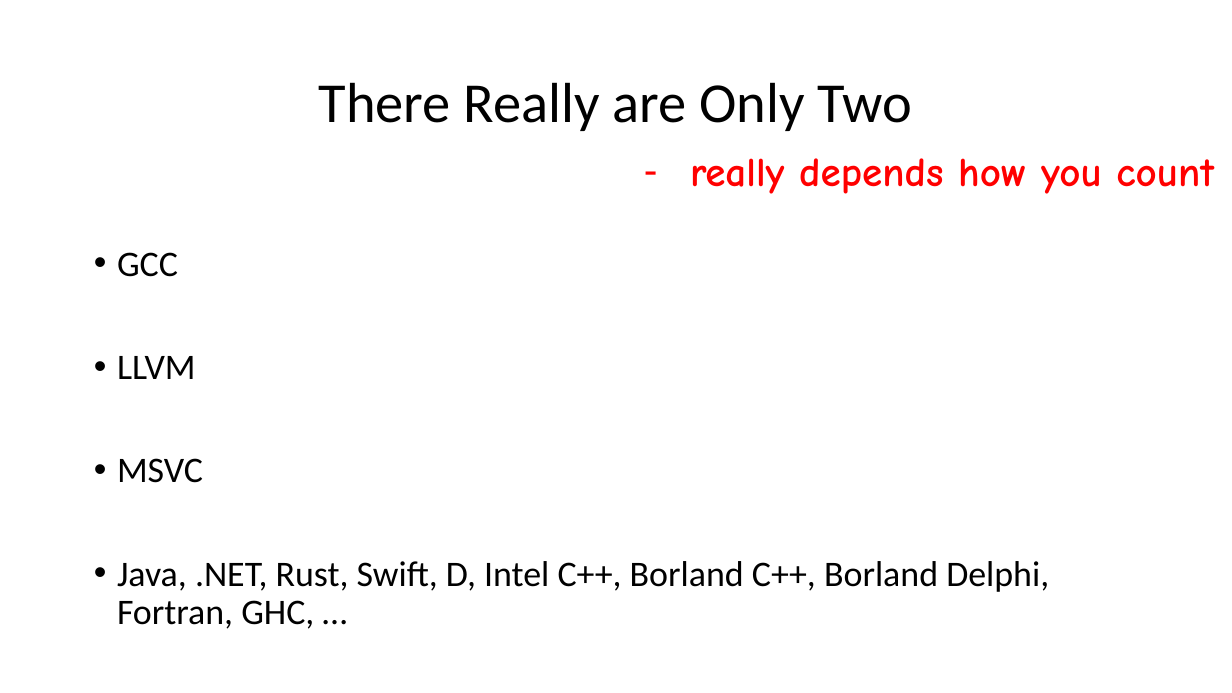
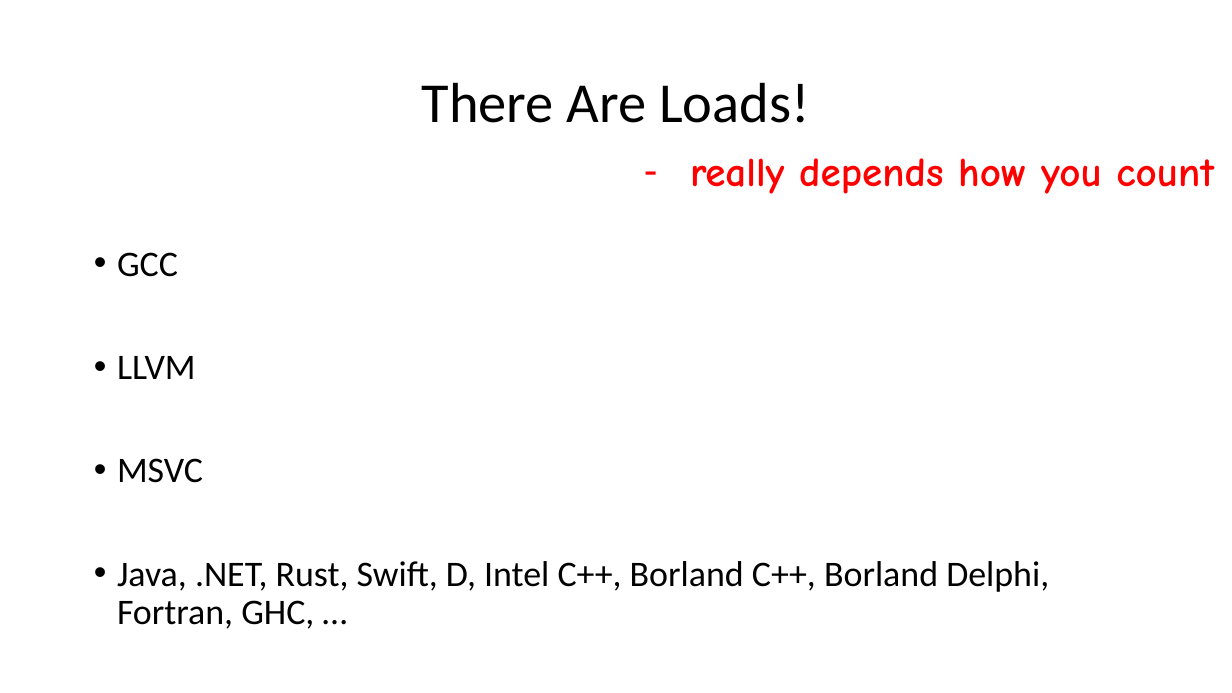
Before and after one commit to ganoliz/NI-GEN, a slide deck: slide 10 of media/NI-GEN-6.pptx. Drawn at 1232x693 pixels with LibreOffice and Linux fonts; fonts in the diff are those of the drawing. Boxes give left, top, right and bottom in pixels: in the first picture for what was removed or moved away, otherwise in the second. Text is boxed around its words. In the diff, an @@ line names an element or a change of style, - is before the commit and + after.

```diff
--- a/media/NI-GEN-6.pptx
+++ b/media/NI-GEN-6.pptx
@@ title at [422,82,810,123]: text changed @@
-There Really are Only Two
+There Are Loads!
```
Also in this commit, not shown: 2 other slides changed, 1 other file.
